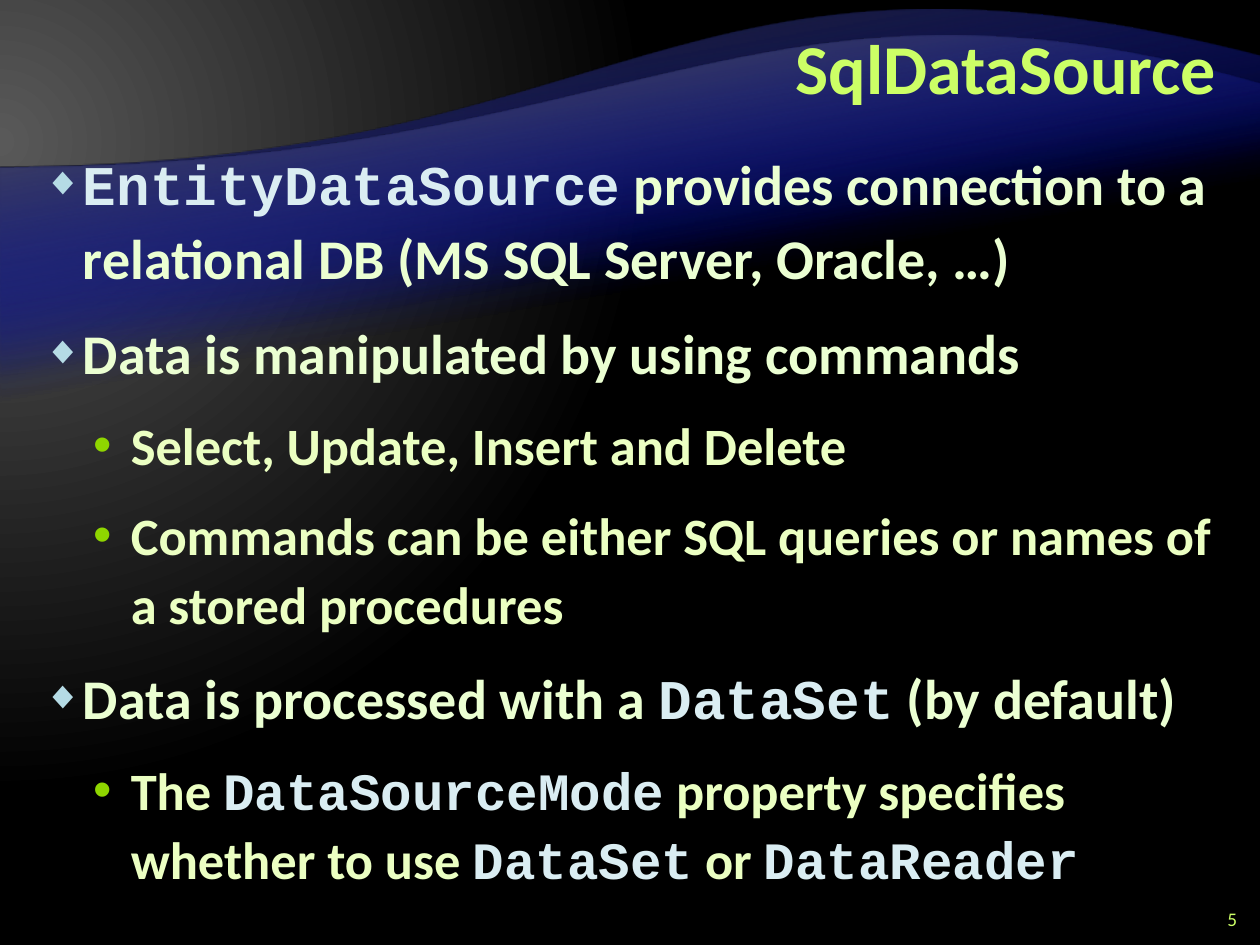
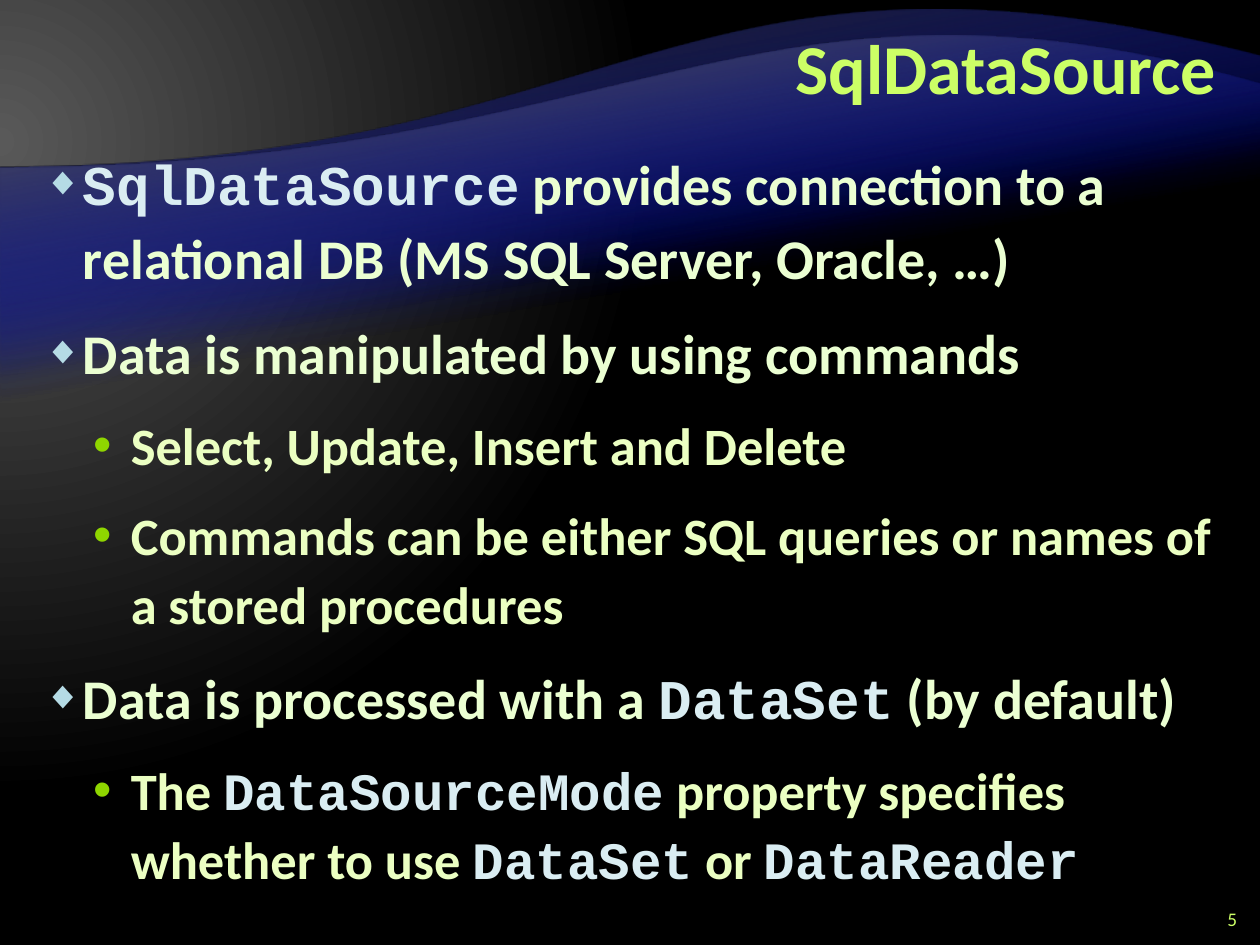
Before and after one commit to Graveheart/aspnetcourse, a slide deck: slide 5 of 2010/lectures/10. ASP.NET-and-Databases.pptx. Drawn at 1260x945 pixels with LibreOffice and Linux fonts; fonts in the diff are those of the drawing; background and template pictures are left out. Boxes give left, top, right and bottom in pixels: in the first picture for what was removed or moved away, otherwise in the second. Text is boxed around its words. In the diff, an @@ line names an element or a change of style, - is before the commit and + after.

```diff
--- a/2010/lectures/10. ASP.NET-and-Databases.pptx
+++ b/2010/lectures/10. ASP.NET-and-Databases.pptx
@@ text at box(83, 165, 1106, 292): text changed @@
-◆ EntityDataSource provides connection to a relational DB (MS SQL Server, Oracle, …)
+◆ SqlDataSource provides connection to a relational DB (MS SQL Server, Oracle, …)
```
Also in this commit, not shown: 9 other slides changed, 3 slides added, 3 slides removed.
